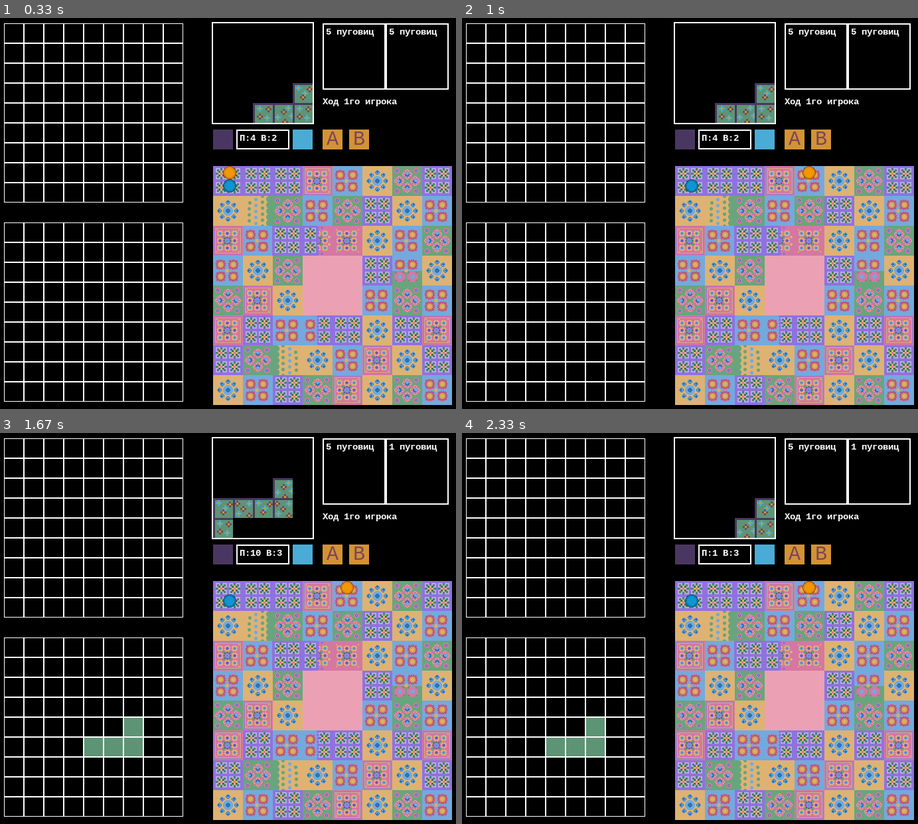
Above: before the commit, frames 1-4 (two rows, left to right).
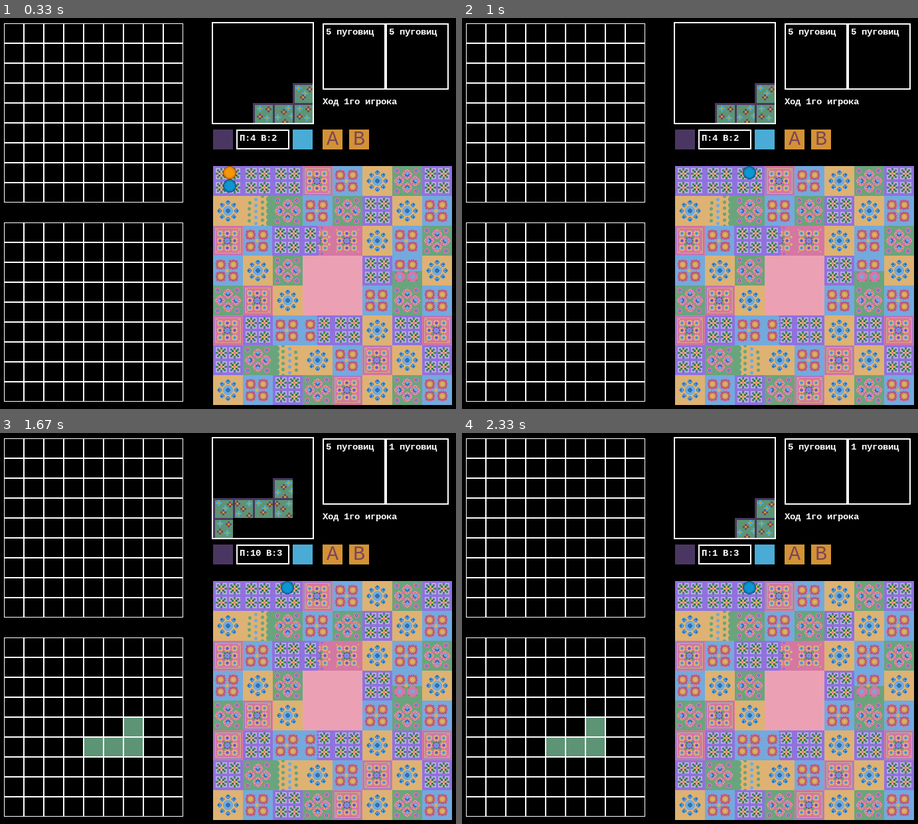
Above: after the commit, the same moments.

Repository: vprokhorova28/patchwork
Game: pygame game, started from Patchwork and pygame.py
Same seed, same stepped clock (60 frames per second), same inputs: the game is played once before the commit and once after it.
Inputs (mouse positions are in pixels of both pictures, inside the frame that each line leads up to):
- Up to frame 1 (0.33 s): no input
- Up to frame 2 (1 s): click "B" at 0.38 s; click "B" at 0.72 s
- Up to frame 3 (1.67 s): click (86, 726) at 1.05 s; click (300, 554) at 1.38 s
- Up to frame 4 (2.33 s): click (762, 554) at 1.72 s

Frame 1 is identical in both runs. In frame 2, 0.2% of the frame differs, in the area x 48-78%, y 37-45%; in frame 3, 0.2%; in frame 4, 0.2%.

Commit message:
6.1.2 переход хода есть, оказалось, что жетоны криво передвигаются

Diff:
--- a/Patchwork and pygame.py
+++ b/Patchwork and pygame.py
@@ -274,6 +274,9 @@
         self.timeline_position = 0
         self.token = token
 
+    def __repr__(self):
+        return f'Player {self.token.number}'
+
     def move(self, move_num):
         if self.timeline_position + move_num <= 53:
             self.timeline_position += move_num
@@ -297,13 +300,13 @@
 
 
 class TimeLine:
-    def __init__(self, player1, player2):
+    def __init__(self):
         self.num_cells = 54
         self.button_income_coords = [5, 11, 17, 23, 29, 35, 41, 47, 53]
         self.special_patch_coords = [20, 26, 32, 44, 50]
         self.board = [] * 54
-        self.player1 = player1
-        self.player2 = player2
+        # self.player1 = player1
+        # self.player2 = player2
         self.cells_centers = [
             (347, 235), (392, 235), (437, 235), (482, 235), (527, 235), (572, 235), (617, 235),
             (662, 235), (662, 280), (662, 325), (662, 370), (662, 415), (662, 460), (662, 505),
@@ -318,22 +321,24 @@
         # а, оказывается, золотую медаль мне портит не русский, не физика, а проект 💕💕💕
 
     def is_game_finished(self):
-        if self.player1.timeline_position == 53 and self.player2.timeline_position == 53:
+        global player1, player2
+        if player1.timeline_position == 53 and player2.timeline_position == 53:
             return True
         return False
 
     @property
     def who_moves(self):
-        if self.player1.timeline_position > self.player2.timeline_position:
-            return self.player1
-        if self.player1.timeline_position < self.player2.timeline_position:
-            return self.player2
+        global player1, player2
+        if player1.timeline_position > player2.timeline_position:
+            return 2
+        if player1.timeline_position < player2.timeline_position:
+            return 1
         else:
             # возвращает первого игрока, добавленного в список определенной клетки поля
             # return self.board[self.player2.timeline_position][-1]
 
             # но здесь какая-то ошибка, так что пусть будет первый игрок
-            return self.player1
+            return 1
 
 
 class Board:
@@ -381,7 +386,7 @@
         myText = myFont.render(f'{player2.money} пуговиц', True, WHITE)
         screen.blit(myText, (590, 15))
 
-        myText = myFont.render(f'Ход {timeline.who_moves.token.number}го игрока', True, WHITE)
+        myText = myFont.render(f'Ход {timeline.who_moves}го игрока', True, WHITE)
         screen.blit(myText, (490, 120))
 
     def get_click(self, mouse_pos):
@@ -402,10 +407,12 @@
         elif self.btn_B.is_pressed(mouse_pos):
             print('потратить пуговицы и расположить лоскут')
             player = timeline.who_moves
-            player.timeline_position += self.tiles_list[index].placing_time
-            player.token.rect.center = timeline.cells_centers[player.timeline_position]
-            print(timeline.cells_centers[
-                player.timeline_position + self.tiles_list[index].placing_time])
+            if player == 1:
+                player1.move(self.tiles_list[index].placing_time)
+                player1.token.rect.center = timeline.cells_centers[player1.timeline_position]
+            else:
+                player2.move(self.tiles_list[index].placing_time)
+                player2.token.rect.center = timeline.cells_centers[player2.timeline_position]
             self.waiting_for_position()
 
     def check_button_rot(self, mouse_pos):
@@ -537,7 +544,7 @@
     qb1 = QuiltBoard(player1, width=BOARD_WIDTH, height=BOARD_HEIGHT, left=10, top=10, cell_size=30, dif=0)
     qb2 = QuiltBoard(player2, width=BOARD_WIDTH, height=BOARD_HEIGHT, left=10, top=10, cell_size=30, dif=300)
 
-    timeline = TimeLine(player1, player2)
+    timeline = TimeLine()
 
     board = Board(BOARD_HEIGHT, BOARD_WIDTH, tiles_list, [qb1, qb2], btn_A, btn_B, timeline)
 
